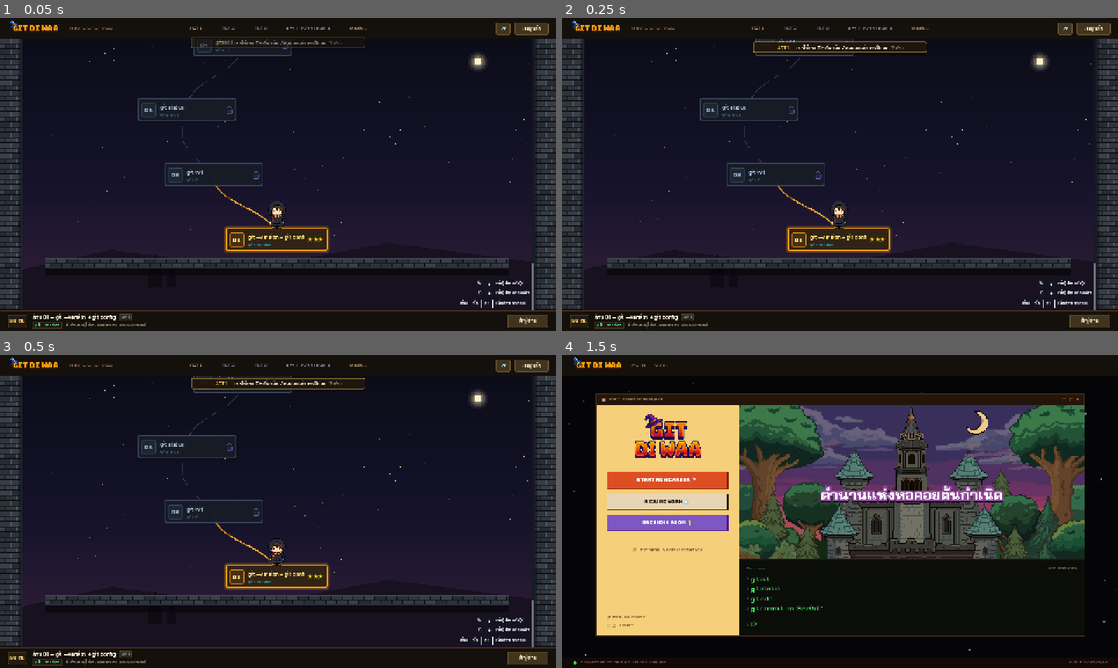
Above: before the commit, frames 1-4 (two rows, left to right).
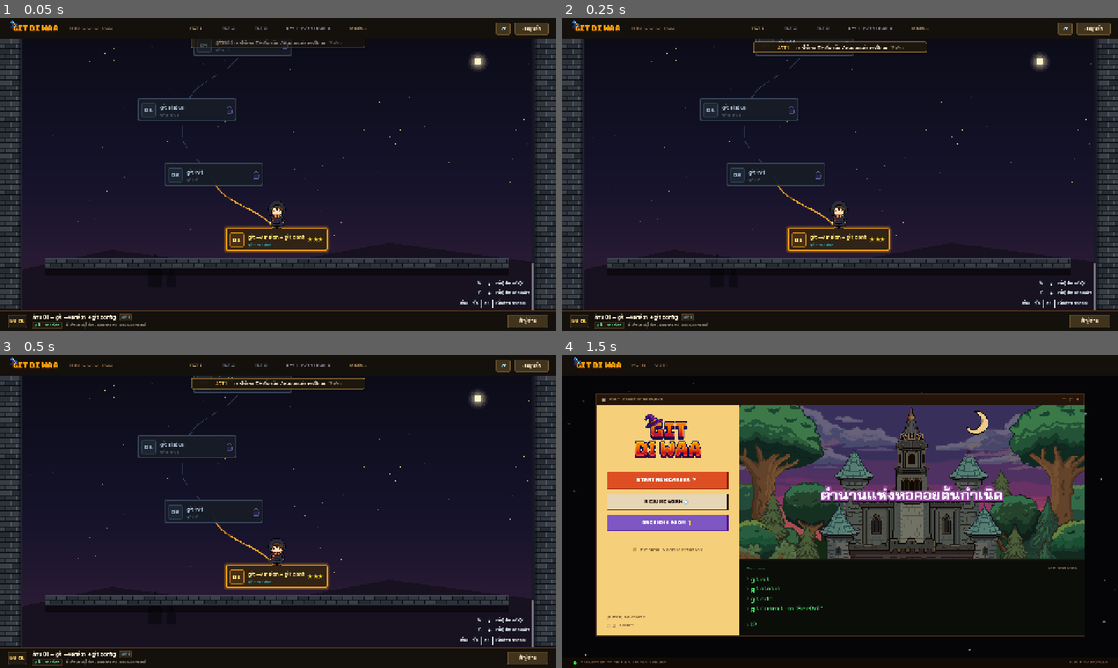
Above: after the commit, the same moments.

Repository: PetchAuisui/Demo-Game-Git-Diwaa
Game: Godot game, scene res://features/level_select/level_select_view.tscn
Same seed, same stepped clock (60 frames per second), same inputs: the game is played once before the commit and once after it. This scene is started directly instead of the project's main scene. Sound files missing from this copy of the repository are replaced by a short silence.
Inputs (mouse positions are in pixels of both pictures, inside the frame that each line leads up to):
- Up to frame 1 (0.05 s): no input
- Up to frame 2 (0.25 s): no input
- Up to frame 3 (0.5 s): no input
- Up to frame 4 (1.5 s): click "GIT DI WAA" at 0.5 s; click (912, 624) at 1.27 s; type "12" at 1.35 s

The runs differ from the first frame. In frame 1, less than 0.1% of the frame differs, in the area x 34-66%, y 6-7%; in frame 2, nothing differs; in frame 3, nothing differs; in frame 4, nothing differs.

Commit message:
fix(ui): แก้บั๊กและปรับปรุงความสมบูรณ์ของ UI หน้าแรก แผนที่หอคอย และ lifecycle
- GameWindow: เรียก get_cancel_button() เฉพาะ ConfirmationDialog ป้องกัน error บน AcceptDialog
- SceneLoader: ติดตาม resource ที่ preload ค้างและเก็บกวาดด้วย flush_preloads() ใน GameWindow._exit_tree()
- LevelSelectView: แก้สีเส้นลูป 20->16 ไม่ให้เขียว/ส้มก่อนเวลา, ซิงก์ VScrollBar กับแถบ Act, คืนคำอธิบาย HUD ตามด่านที่ hover หลังเตือนด่านล็อก และตั้ง TopNavbar z_index=30
- BrandButton / Start: ผูก %BrandBtn ใน Dressing Room ให้กดกลับได้ และปิด interactive บน StartTopBar
- StartViewController: เพิ่ม _is_leaving กันกดซ้ำ และรีเซ็ต session state ให้ Resume Work เข้า Free Sandbox สม่ำเสมอ
- GameProgressManager: อัปเดต reset_progress() ให้รีเซ็ตครบ 40 ด่าน (TOTAL_LEVELS) พร้อมล้าง transient state

Diff:
--- a/game/common/brand_button.gd
+++ b/game/common/brand_button.gd
@@ -9,6 +9,11 @@
 		brand_title = value
 		if is_instance_valid(_brand_title_label):
 			_brand_title_label.text = value
+
+@export var interactive: bool = true:
+	set(value):
+		interactive = value
+		_apply_interactive_state()
 
 var _brand_title_label: Label
 var _brand_hat: TextureRect
@@ -28,10 +33,21 @@
 
 	mouse_entered.connect(_on_brand_hover.bind(true))
 	mouse_exited.connect(_on_brand_hover.bind(false))
+	_apply_interactive_state()
+
+
+func _apply_interactive_state() -> void:
+	mouse_filter = Control.MOUSE_FILTER_STOP if interactive else Control.MOUSE_FILTER_IGNORE
+	mouse_default_cursor_shape = Control.CURSOR_POINTING_HAND if interactive else Control.CURSOR_ARROW
+	if not interactive and _brand_hat != null:
+		if _brand_hat_tween != null and _brand_hat_tween.is_valid():
+			_brand_hat_tween.kill()
+		_brand_hat.position.y = HAT_DEFAULT_Y
+		_brand_hat.rotation_degrees = 0.0
 
 
 func _on_brand_hover(is_hover: bool) -> void:
-	if _brand_hat == null:
+	if not interactive or _brand_hat == null:
 		return
 	if _brand_hat_tween != null and _brand_hat_tween.is_valid():
 		_brand_hat_tween.kill()
--- a/game/common/game_progress_manager.gd
+++ b/game/common/game_progress_manager.gd
@@ -11,6 +11,8 @@
 const SECTION_PROGRESS := "progress"
 const KEY_INTRO_SEEN := "has_seen_intro_cutscene"
 const SECTION_LEVELS := "levels_cleared"
+const TOTAL_LEVELS := 40
+const DEFAULT_GAMEPLAY_RETURN_SCENE := "res://features/cutscene/inside_tower_cutscene.tscn"
 
 ## ตัวแปรส่งผ่านสถานะระหว่าง Scene ชั่วคราว (Transient Session State)
 ## ใช้แทนการประกาศ static var ไว้บน UI View Script โดยตรง
@@ -18,7 +20,7 @@
 static var _pending_dialogue_phase: int = 0
 static var _selected_level_number: int = 1
 static var _current_gameplay_step: int = 0
-static var _gameplay_return_scene: String = "res://features/cutscene/inside_tower_cutscene.tscn"
+static var _gameplay_return_scene: String = DEFAULT_GAMEPLAY_RETURN_SCENE
 
 ## การสุ่มสีหมวกเวทมนตร์ 3 สี (ม่วง, ฟ้า, เขียว) เมื่อเริ่มเข้าเกมใหม่ อัตราดรอปเท่ากัน 1/3 (Equal Drop Rate)
 enum HatColor {
@@ -127,7 +129,11 @@
 static func reset_progress() -> void:
 	var cfg := ConfigFile.new()
 	cfg.set_value(SECTION_PROGRESS, KEY_INTRO_SEEN, false)
-	for i in range(1, 16):
+	for i in range(1, TOTAL_LEVELS + 1):
 		cfg.set_value(SECTION_LEVELS, "level_%d" % i, false)
 	cfg.save(SAVE_PATH)
 	_cached_cfg = cfg
+	_pending_dialogue_phase = 0
+	_selected_level_number = 1
+	_current_gameplay_step = 0
+	_gameplay_return_scene = DEFAULT_GAMEPLAY_RETURN_SCENE
--- a/game/common/game_window.gd
+++ b/game/common/game_window.gd
@@ -120,6 +120,7 @@
 	_last_raw_event = null
 	_dragging_scrollbar = null
 	_watcher = null
+	SceneLoader.flush_preloads()
 
 
 func _process(delta: float) -> void:
@@ -323,7 +324,10 @@
 
 
 func _hook_dialog(dialog: AcceptDialog) -> void:
-	for btn: Button in [dialog.get_ok_button(), dialog.get_cancel_button()]:
+	var buttons: Array[Button] = [dialog.get_ok_button()]
+	if dialog is ConfirmationDialog:
+		buttons.append((dialog as ConfirmationDialog).get_cancel_button())
+	for btn: Button in buttons:
 		if btn != null and is_instance_valid(btn) and btn.mouse_default_cursor_shape == Control.CURSOR_ARROW:
 			btn.mouse_default_cursor_shape = Control.CURSOR_POINTING_HAND
 
--- a/game/common/scene_loader.gd
+++ b/game/common/scene_loader.gd
@@ -4,6 +4,9 @@
 ## ตัวช่วยโหลดฉากล่วงหน้าแบบ Background Threaded Loading และสลับฉากทันที
 ## - request_preload(): ขอโหลดล่วงหน้าเพียงครั้งเดียวต่อ path (ไม่ request ซ้ำขณะยังโหลด/ยังไม่ถูกนำไปใช้)
 ## - change_scene(): ใช้ผลที่โหลดไว้ (ถ้ามี) แล้วสลับฉาก ถ้าไม่มีจะโหลดแบบปกติแทน
+## - flush_preloads(): เก็บกวาด resource ที่ preload ค้างไว้ ป้องกัน ObjectDB leak ตอนออกจากเกม
+
+static var _pending_preloads: Dictionary = {}
 
 
 static func request_preload(path: String) -> void:
@@ -11,8 +14,10 @@
 		return
 	var status := ResourceLoader.load_threaded_get_status(path)
 	if status == ResourceLoader.THREAD_LOAD_IN_PROGRESS or status == ResourceLoader.THREAD_LOAD_LOADED:
+		_pending_preloads[path] = true
 		return
-	ResourceLoader.load_threaded_request(path)
+	if ResourceLoader.load_threaded_request(path) == OK:
+		_pending_preloads[path] = true
 
 
 ## คืนค่า false ถ้าไม่พบไฟล์ฉากหรือเปลี่ยนฉากไม่สำเร็จ
@@ -23,8 +28,19 @@
 	var status := ResourceLoader.load_threaded_get_status(path)
 	if status == ResourceLoader.THREAD_LOAD_IN_PROGRESS or status == ResourceLoader.THREAD_LOAD_LOADED:
 		packed = ResourceLoader.load_threaded_get(path) as PackedScene
+	_pending_preloads.erase(path)
 	if packed == null:
 		packed = load(path) as PackedScene
 	if packed:
 		return tree.change_scene_to_packed(packed) == OK
 	return tree.change_scene_to_file(path) == OK
+
+
+static func flush_preloads() -> void:
+	var paths := _pending_preloads.keys()
+	_pending_preloads.clear()
+	for path_var: Variant in paths:
+		var path := str(path_var)
+		var status := ResourceLoader.load_threaded_get_status(path)
+		if status == ResourceLoader.THREAD_LOAD_IN_PROGRESS or status == ResourceLoader.THREAD_LOAD_LOADED:
+			ResourceLoader.load_threaded_get(path)
--- a/game/features/level_select/level_select_view.gd
+++ b/game/features/level_select/level_select_view.gd
@@ -149,7 +149,9 @@
 # State variables
 var _current_stage_idx: int = 0
 var _view_stage_idx: int = 0
+var _hovered_stage_idx: int = -1
 var _target_scroll_y: float = -1.0
+var _is_act_jump_tween: bool = false
 var _platform_nodes: Dictionary = {}
 var _is_jumping := false
 var _is_leaving := false
@@ -212,6 +214,7 @@
 		var target_y := int(stg["y"]) - center_offset
 		var max_scroll := maxi(0, int(tower_content.custom_minimum_size.y - scroll_chamber.size.y))
 		scroll_chamber.scroll_vertical = clampi(target_y, 0, max_scroll)
+		_sync_view_stage_with_scroll()
 
 
 func _load_resources() -> void:
@@ -482,6 +485,13 @@
 		btn_sound.pressed.connect(_on_toggle_sound)
 	if btn_launch:
 		btn_launch.pressed.connect(_on_launch_stage_pressed)
+	if scroll_chamber:
+		var vsb := scroll_chamber.get_v_scroll_bar()
+		if vsb:
+			if not vsb.scrolling.is_connected(_on_vscroll_user_scrolling):
+				vsb.scrolling.connect(_on_vscroll_user_scrolling)
+			if not vsb.value_changed.is_connected(_on_vscroll_value_changed):
+				vsb.value_changed.connect(_on_vscroll_value_changed)
 
 
 func _on_back_pressed() -> void:
@@ -726,7 +736,7 @@
 		target_y = 0
 		_view_stage_idx = 20
 
-	_scroll_to_y(target_y, true)
+	_scroll_to_y(target_y, true, 0.48, true)
 	_refresh_act_tabs(act_num)
 
 
@@ -770,6 +780,7 @@
 func _spawn_tower_platforms() -> void:
 	if not tower_content:
 		return
+	_hovered_stage_idx = -1
 
 	for child in tower_content.get_children():
 		if child.name.begins_with("Platform_") or child.name == "MasterSilhouette":
@@ -954,9 +965,12 @@
 		var current_idx := i
 		# แสดงรายละเอียดด่านใน HUD เมื่อนำเมาส์มาวางค้างไว้ (Hover / Hold)
 		slab_btn.mouse_entered.connect(func():
+			_hovered_stage_idx = current_idx
 			_update_hud_display(TOWER_STAGES[current_idx])
 		)
 		slab_btn.mouse_exited.connect(func():
+			if _hovered_stage_idx == current_idx:
+				_hovered_stage_idx = -1
 			_update_hud_display(TOWER_STAGES[_current_stage_idx])
 		)
 
@@ -1309,8 +1323,9 @@
 	tree.create_timer(1.8).timeout.connect(func():
 		if not is_instance_valid(hud_desc) or _locked_desc_seq_id != my_seq:
 			return
-		if _current_stage_idx >= 0 and _current_stage_idx < TOWER_STAGES.size():
-			hud_desc.text = str(TOWER_STAGES[_current_stage_idx]["desc"])
+		var restore_idx := _hovered_stage_idx if (_hovered_stage_idx >= 0 and _hovered_stage_idx < TOWER_STAGES.size()) else _current_stage_idx
+		if restore_idx >= 0 and restore_idx < TOWER_STAGES.size():
+			hud_desc.text = str(TOWER_STAGES[restore_idx]["desc"])
 	)
 
 
@@ -1762,6 +1777,20 @@
 		_refresh_act_tabs(current_act)
 
 
+func _on_vscroll_user_scrolling() -> void:
+	if _scroll_tween and _scroll_tween.is_valid():
+		_scroll_tween.kill()
+	_is_act_jump_tween = false
+	_target_scroll_y = -1.0
+	_sync_view_stage_with_scroll()
+
+
+func _on_vscroll_value_changed(_value: float) -> void:
+	if not is_node_ready() or _is_act_jump_tween:
+		return
+	_sync_view_stage_with_scroll()
+
+
 func _scroll_wheel_offset(delta_pixels: float) -> void:
 	if not scroll_chamber:
 		return
@@ -1779,6 +1808,7 @@
 
 	if _scroll_tween and _scroll_tween.is_valid():
 		_scroll_tween.kill()
+	_is_act_jump_tween = false
 
 	_scroll_tween = create_tween()
 	_scroll_tween.set_trans(Tween.TRANS_QUAD).set_ease(Tween.EASE_OUT)
@@ -1788,7 +1818,7 @@
 	)
 
 
-func _scroll_to_y(target_y: int, animate: bool = true, duration: float = 0.48) -> void:
+func _scroll_to_y(target_y: int, animate: bool = true, duration: float = 0.48, lock_act_tabs: bool = false) -> void:
 	if not scroll_chamber:
 		return
 	var max_scroll := 4450
@@ -1799,12 +1829,14 @@
 
 	if _scroll_tween and _scroll_tween.is_valid():
 		_scroll_tween.kill()
+	_is_act_jump_tween = animate and lock_act_tabs
 
 	if animate:
 		_scroll_tween = create_tween()
 		_scroll_tween.set_trans(Tween.TRANS_CUBIC).set_ease(Tween.EASE_OUT)
 		_scroll_tween.tween_property(scroll_chamber, "scroll_vertical", clamped_y, duration)
 		_scroll_tween.finished.connect(func():
+			_is_act_jump_tween = false
 			_sync_view_stage_with_scroll()
 		)
 	else:
@@ -1848,22 +1880,27 @@
 			return
 		var s_a: Dictionary = stages[idx_a]
 		var s_b: Dictionary = stages[idx_b]
+		var id_a: int = int(s_a["id"])
 		var id_b: int = int(s_b["id"])
 
+		var is_cleared_a := GameProgressManager.is_level_cleared(id_a)
 		var is_cleared_b := GameProgressManager.is_level_cleared(id_b)
+		var is_loop_back := id_b < id_a
+		var is_segment_cleared := (is_cleared_a and is_cleared_b) if is_loop_back else is_cleared_b
 		var is_unlocked_b := (id_b == 1) or GameProgressManager.is_level_cleared(id_b - 1)
-		var is_current_segment := (idx_b == _current_stage_idx) or (idx_a == _current_stage_idx and not is_cleared_b)
+		var is_current_segment := false if is_loop_back else ((idx_b == _current_stage_idx) or (idx_a == _current_stage_idx and not is_cleared_b))
+		var is_segment_active := false if is_loop_back else (is_current_segment or is_unlocked_b)
 
 		var p1 := Vector2(s_a["x"], s_a["y"])
 		var p2 := Vector2(s_b["x"], s_b["y"])
 
-		if is_cleared_b:
+		if is_segment_cleared:
 			# 1. Completed Path: Muted emerald green (glow alpha modulated in _process)
 			if pass_mode == PATH_PASS_CLEARED_GLOW:
 				_draw_curved_connection(p1, p2, Color(0.20, 0.75, 0.45, 1.0), 5.0, 4.0, target)
 			elif pass_mode == PATH_PASS_CORE:
 				_draw_curved_connection(p1, p2, Color(0.35, 0.78, 0.50, 0.95), 2.5, 4.0, target)
-		elif is_current_segment or is_unlocked_b:
+		elif is_segment_active:
 			# 2. Current Path: Warm golden orange (glow alpha modulated in _process)
 			if pass_mode == PATH_PASS_ACTIVE_GLOW:
 				_draw_curved_connection(p1, p2, Color(0.96, 0.62, 0.04, 1.0), 5.5, 4.0, target)
--- a/game/features/level_select/level_select_view.tscn
+++ b/game/features/level_select/level_select_view.tscn
@@ -301,6 +301,7 @@
 theme_override_constants/separation = 0
 
 [node name="TopNavbar" type="PanelContainer" parent="LayoutVBox"]
+z_index = 30
 custom_minimum_size = Vector2(0, 72)
 layout_mode = 2
 theme_override_styles/panel = SubResource("Style_navbar")
--- a/game/features/start/dressing_room_view_controller.gd
+++ b/game/features/start/dressing_room_view_controller.gd
@@ -16,6 +16,7 @@
 const TAB_ACTIVE_TEXT := Color(1.0, 1.0, 1.0, 1.0)
 const TAB_INACTIVE_TEXT := Color(0.65, 0.60, 0.80, 1.0)
 
+var _brand_btn: BrandButton
 var _back_btn: Button
 var _rotate_left_btn: Button
 var _rotate_right_btn: Button
@@ -70,6 +71,7 @@
 
 
 func _bind_nodes() -> void:
+	_brand_btn = get_node_or_null("%BrandBtn") as BrandButton
 	_back_btn = get_node("%BackBtn")
 	_rotate_left_btn = get_node("%RotateLeftBtn")
 	_rotate_right_btn = get_node("%RotateRightBtn")
@@ -125,6 +127,8 @@
 
 
 func _wire_events() -> void:
+	if _brand_btn != null:
+		_brand_btn.pressed.connect(_on_back_pressed)
 	_back_btn.pressed.connect(_on_back_pressed)
 	_rotate_left_btn.pressed.connect(_on_rotate_left)
 	_rotate_right_btn.pressed.connect(_on_rotate_right)
--- a/game/features/start/start_top_bar.tscn
+++ b/game/features/start/start_top_bar.tscn
@@ -36,6 +36,7 @@
 [node name="BrandBtn" parent="Margin/HBox/BrandHBox" instance=ExtResource("5_brand_btn")]
 unique_name_in_owner = true
 layout_mode = 2
+interactive = false
 
 [node name="Divider" type="ColorRect" parent="Margin/HBox/BrandHBox"]
 custom_minimum_size = Vector2(2, 28)
--- a/game/features/start/start_view_controller.gd
+++ b/game/features/start/start_view_controller.gd
@@ -28,6 +28,7 @@
 var _preview_anim_timer := 0.0
 var _preview_frame_index := 0
 var _cursor_visible := true
+var _is_leaving := false
 
 
 func _ready() -> void:
@@ -114,44 +115,81 @@
 
 
 func _on_start_career_pressed() -> void:
+	if _is_leaving:
+		return
+	_is_leaving = true
 	_play_sfx(_sfx_click)
 	_append_terminal_text("> Executing START NEW CAREER...")
 
 	if GameProgressManager.has_seen_intro_cutscene():
 		_append_terminal_text("> Opening Tower Ascension Roadmap...")
 		get_tree().create_timer(0.35).timeout.connect(func() -> void:
+			if not is_inside_tree():
+				return
 			_transition_to_scene("res://features/level_select/level_select_view.tscn"))
 	else:
 		_append_terminal_text("> Initializing Magic Tower apprentice session...")
 		get_tree().create_timer(0.35).timeout.connect(func() -> void:
-			_transition_to_scene("res://features/cutscene/cut_scence_normal.tscn"))
+			if not is_inside_tree():
+				return
+			var prev_selected := GameProgressManager.get_selected_level_number()
+			GameProgressManager.set_selected_level_number(1)
+			if not _transition_to_scene("res://features/cutscene/cut_scence_normal.tscn"):
+				GameProgressManager.set_selected_level_number(prev_selected))
 
 
 func _on_resume_work_pressed() -> void:
+	if _is_leaving:
+		return
+	_is_leaving = true
 	_play_sfx(_sfx_click)
 	_append_terminal_text("> Resuming active repository session...")
 
 	get_tree().create_timer(0.2).timeout.connect(func() -> void:
-		_transition_to_scene("res://features/sandbox/sandbox_game_view.tscn"))
-
-
-func _transition_to_scene(target_path: String) -> void:
-	if not SceneLoader.change_scene(get_tree(), target_path):
+		if not is_inside_tree():
+			return
+		var prev_selected := GameProgressManager.get_selected_level_number()
+		var prev_step := GameProgressManager.get_current_gameplay_step()
+		var prev_return_scene := GameProgressManager.get_gameplay_return_scene()
+		GameProgressManager.set_selected_level_number(1)
+		GameProgressManager.set_current_gameplay_step(0)
+		GameProgressManager.consume_pending_dialogue_phase()
+		GameProgressManager.set_gameplay_return_scene("res://features/cutscene/inside_tower_cutscene.tscn")
+		if not _transition_to_scene("res://features/sandbox/sandbox_game_view.tscn"):
+			GameProgressManager.set_selected_level_number(prev_selected)
+			GameProgressManager.set_current_gameplay_step(prev_step)
+			GameProgressManager.set_gameplay_return_scene(prev_return_scene))
+
+
+func _transition_to_scene(target_path: String) -> bool:
+	var tree := get_tree() if is_inside_tree() else null
+	if not SceneLoader.change_scene(tree, target_path):
+		_is_leaving = false
 		push_warning("[StartView] Scene not found: '%s'" % target_path)
+		return false
+	return true
 
 
 func _on_dressing_room_pressed() -> void:
+	if _is_leaving:
+		return
+	_is_leaving = true
 	_play_sfx(_sfx_click)
 	_append_terminal_text("> Accessing Royal Wardrobe & Dressing Room...")
 
 	get_tree().create_timer(0.35).timeout.connect(func() -> void:
+		if not is_inside_tree():
+			return
 		if ResourceLoader.exists("res://features/start/dressing_room_view.tscn"):
-			get_tree().change_scene_to_file("res://features/start/dressing_room_view.tscn")
+			_transition_to_scene("res://features/start/dressing_room_view.tscn")
 		else:
+			_is_leaving = false
 			_append_terminal_text("> Wardrobe module initialized."))
 
 
 func _on_tutorial_pressed() -> void:
+	if _is_leaving:
+		return
 	_play_sfx(_sfx_click)
 	_append_terminal_text("\n--- [ TUTORIAL & DOCUMENTATION ] ---")
 	_append_terminal_text("ยินดีต้อนรับสู่ Git-Diwaa! คุณจะได้เรียนรู้ Git ผ่านโลกเวทมนตร์")
@@ -160,6 +198,8 @@
 
 
 func _on_terminal_command_submitted(input: String) -> void:
+	if _is_leaving:
+		return
 	var cmd := input.strip_edges()
 	if cmd.is_empty():
 		return
@@ -182,7 +222,8 @@
 		return
 
 	if lower == "level" or lower == "levels" or lower == "select":
-		get_tree().change_scene_to_file("res://features/level_select/level_select_view.tscn")
+		_is_leaving = true
+		_transition_to_scene("res://features/level_select/level_select_view.tscn")
 		return
 
 	if lower == "clear 1" or lower == "complete 1":
